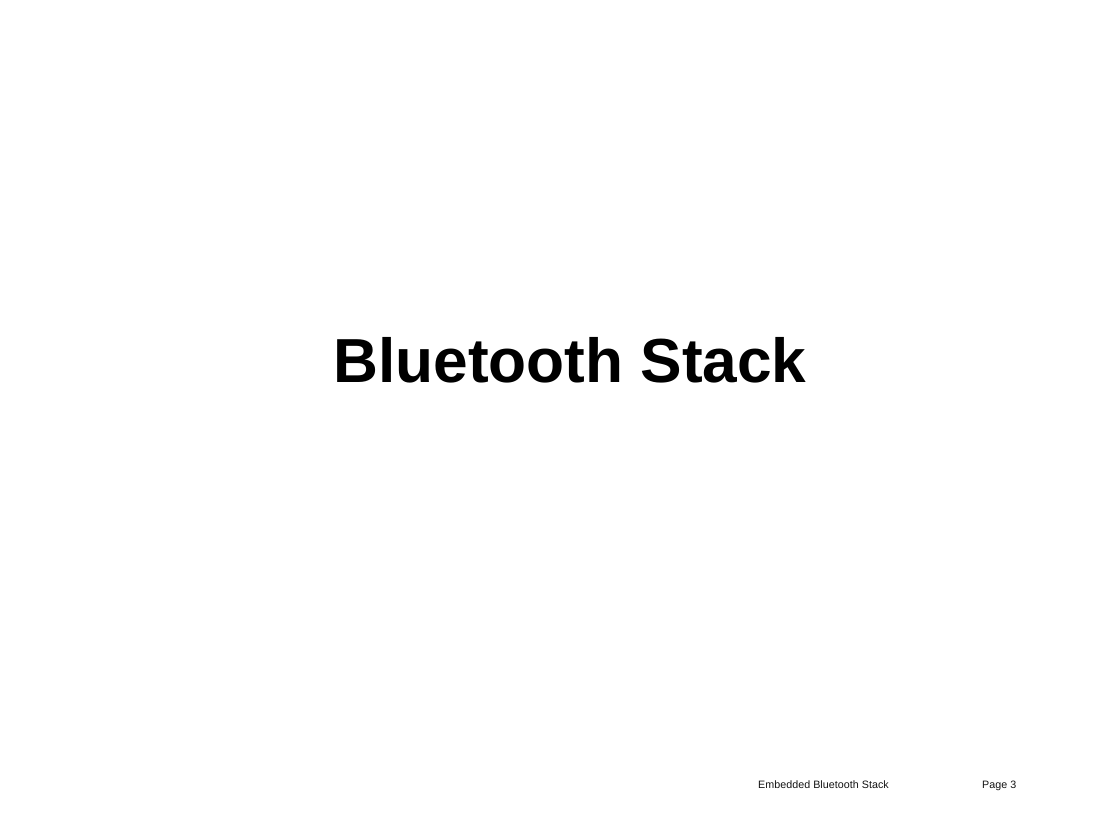
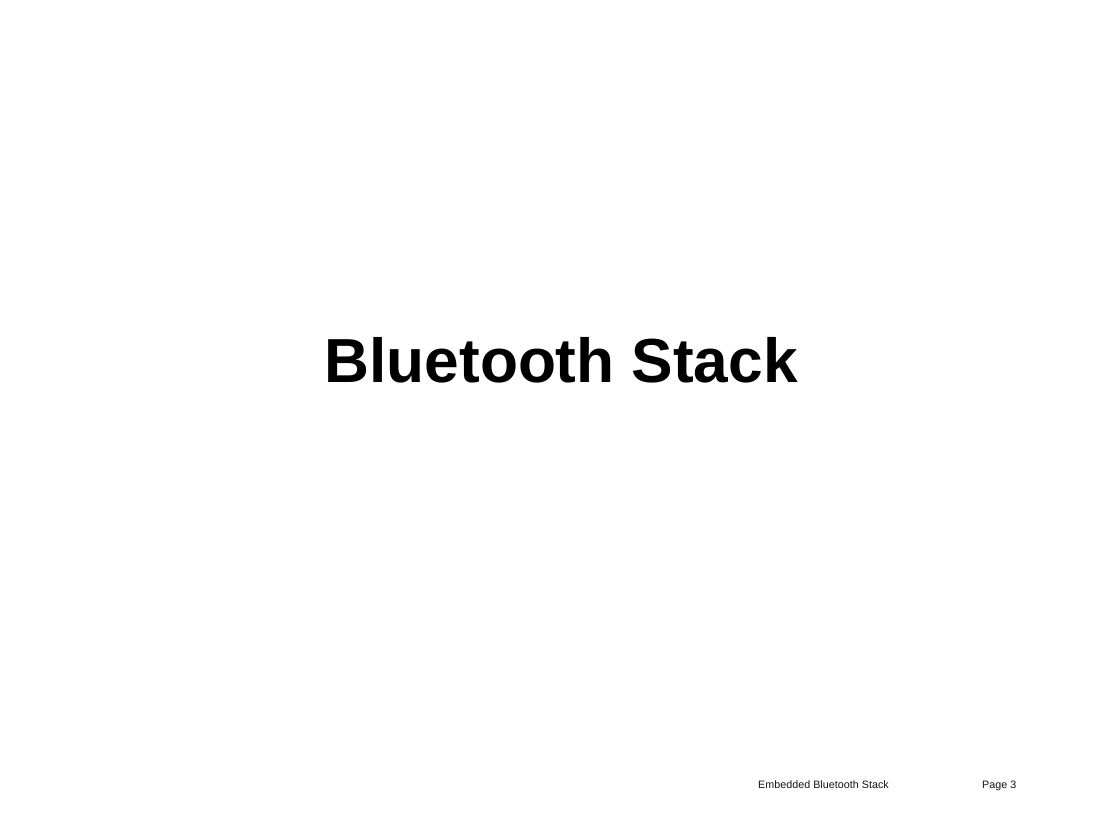
Before and after one commit to abcminiuser/explorerbot, a slide deck: slide 3 of End Year Presentation.pptx. Drawn at 1120x840 pixels with LibreOffice and Linux fonts; fonts in the diff are those of the drawing; background and template pictures are left out. Boxes give left, top, right and bottom in pixels: in the first picture for what was removed or moved away, otherwise in the second. Text is boxed around its words. In the diff, an @@ line names an element or a change of style, - is before the commit and + after.

```diff
--- a/End Year Presentation.pptx
+++ b/End Year Presentation.pptx
@@ title "Bluetooth Stack": place and size @@
-title "Bluetooth Stack" at (334, 337, 807, 383)
+title "Bluetooth Stack" at (325, 337, 798, 383)
```
Also in this commit, not shown: 1 other slide changed, 2 slides added.
